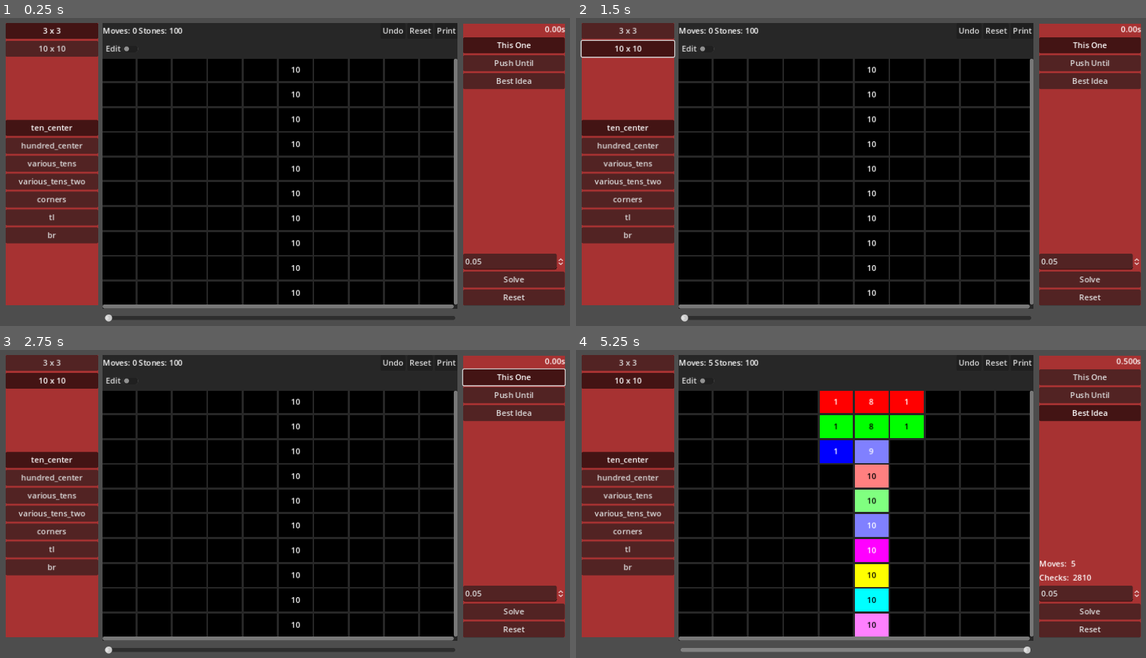
Above: before the commit, frames 1-4 (two rows, left to right).
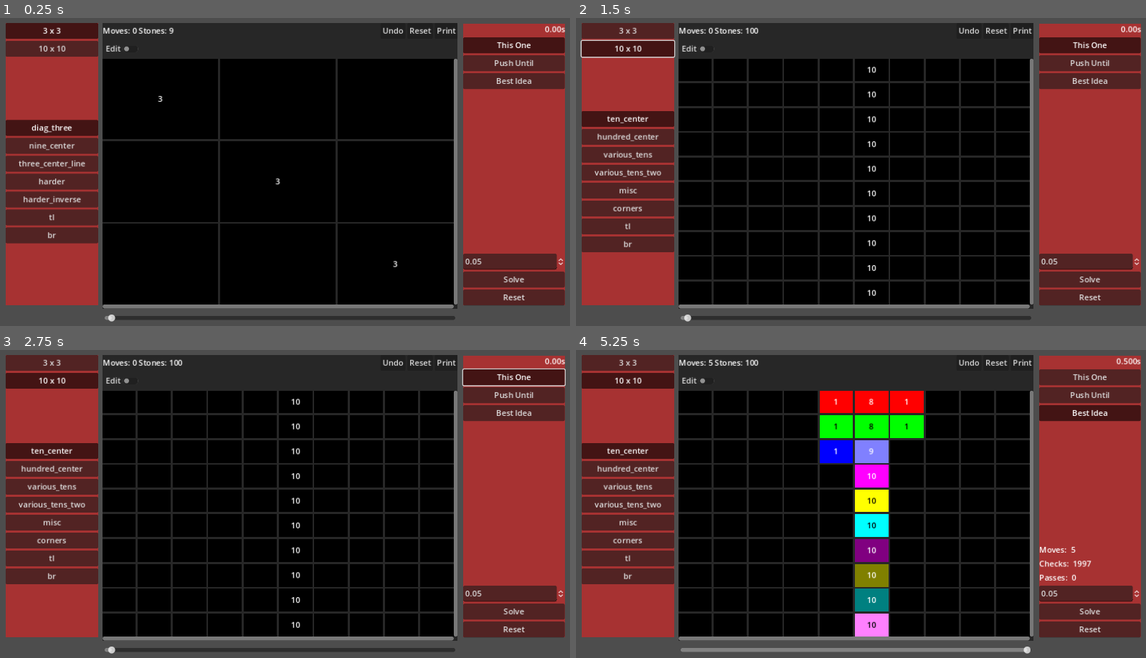
Above: after the commit, the same moments.

Repository: bitwes/StoneGridProblem
Game: Godot game, scene res://main.tscn
Two runs of this game, one before a commit and one after it. Both use one fixed random seed, a clock stepped at 60 frames per second and the inputs below.
Inputs:
- Up to frame 1 (0.25 s): no input
- Up to frame 2 (1.5 s): click "3 x 3" at 0.5 s; click "10 x 10" at 1.25 s
- Up to frame 3 (2.75 s): click "This One" at 2 s
- Up to frame 4 (5.25 s): click "Push Until" at 2.75 s; click "Best Idea" at 3.5 s; click "Solve" at 4.25 s; click "Stop" at 5 s

The runs differ from the first frame. In frame 1, 8.0% of the frame differs, in the area x 3-80%, y 3-99%; in frame 2, 3.2%; in frame 3, 3.2%; in frame 4, 6.1%.

Commit message:
better

Diff:
--- a/Main.gd
+++ b/Main.gd
@@ -102,6 +102,18 @@
 		[0,0,0,0,0,0,0,0,0,0,],
 		[10,0,0,0,0,10,0,0,0,10,],
 	],
+	misc = [
+		[0,0,0,0,15,0,0,0,0,0,],
+		[0,5,0,0,0,0,0,0,0,0,],
+		[0,0,0,0,0,0,0,13,0,0,],
+		[0,0,0,0,0,0,0,0,0,0,],
+		[0,0,0,0,0,0,0,0,0,0,],
+		[0,0,0,0,0,0,0,0,0,0,],
+		[0,16,0,0,0,0,0,0,20,0,],
+		[0,0,0,0,0,0,0,0,0,0,],
+		[0,0,0,14,0,0,0,0,0,0,],
+		[0,0,0,0,0,0,11,0,0,6,],
+	],
 	corners = [
 		[25, 0, 0, 0, 0, 0, 0, 0, 0, 25],
 		[0, 0, 0, 0, 0, 0, 0, 0, 0, 0],
@@ -139,6 +151,8 @@
 		[0, 0, 0, 0, 0, 0, 0, 0, 0, 100],
 	]
 }
+
+
 @onready var _ctrls = {
 	c1_buttons_vbox = $Controls/Layout/Buttons,
 	c2_buttons_vbox = $Controls2/Layout/Buttons,
@@ -150,6 +164,7 @@
 	stop = $Controls2/Layout/Stop,
 	moves = $Controls2/Layout/Buttons/Stats/Moves,
 	checks = $Controls2/Layout/Buttons/Stats/Checks,
+	passes = $Controls2/Layout/Buttons/Stats/Passes,
 
 	undo_slider = $UndoSlider,
 }
@@ -157,32 +172,38 @@
 var _stone_grid : StoneGrid = null
 var _running = false
 var _start_time = 0.0
+
 
 var solver = Solvers.BestIdea.new() :
 	get: return solver
 	set(val):
 		solver = val
-		print('solver = ', solver, ' ', solver.get_script(), ' ', solver.get_class())
+
 
 func _ready():
 	_ctrls.orig_stone_grid.visible = false
 	_stone_grid = _ctrls.orig_stone_grid
 	_ctrls.stop.visible = false
 
+	_group_buttons($Controls2/Layout/Buttons/Solvers.get_children())
+	_group_buttons($Controls/Layout/Buttons/Layouts.get_children())
+
+	_create_stone_grid(3, three_x_three)
+	# _create_stone_grid(10, ten_x_ten)
+	#_create_grid_all_at_center(20)
+
+
+func _process(__delta):
+	if(_running):
+		_update_time()
+
+# ------------------------
+# Private
+# ------------------------
+func _group_buttons(buttons):
 	var first = true
 	var bg = ButtonGroup.new()
-	for btn in $Controls2/Layout/Buttons/Solvers.get_children():
-		btn.button_group = bg
-		if(first):
-			btn.button_pressed = true
-			btn.pressed.emit()
-			first = false
-		else:
-			btn.button_pressed = false
-
-	first = true
-	bg = ButtonGroup.new()
-	for btn in $Controls/Layout/Buttons/Layouts.get_children():
+	for btn in buttons:
 		btn.toggle_mode = true
 		btn.button_group = bg
 		if(first):
@@ -191,11 +212,7 @@
 			first = false
 		else:
 			btn.button_pressed = false
-
-
-	#_create_grid_all_at_center(20)
-	#_create_stone_grid(3, three_x_three)
-	_create_stone_grid(10, ten_x_ten)
+	return bg
 
 
 func _create_grid_all_at_center(s):
@@ -231,6 +248,7 @@
 		btn.toggle_mode = true
 		btn.button_group = g
 		_ctrls.stone_arrangements.add_child(btn)
+
 		btn.pressed.connect(func():  _stone_grid.populate(arrangements[key]))
 		if(first):
 			btn.button_pressed = true
@@ -245,10 +263,6 @@
 	_ctrls.time.text = str("%.3f" % t, 's')
 
 
-func _process(__delta):
-	if(_running):
-		_update_time()
-
 func _run_mode(is_it):
 	_running = is_it
 	_ctrls.stop.visible = is_it
@@ -256,9 +270,74 @@
 	_ctrls.c1_buttons_vbox.visible = !is_it
 	_ctrls.c2_buttons_vbox.visible = !is_it
 
+
+# ------------------------
+# Events
+# ------------------------
+func _on_solve_pressed():
+	solve()
+
+
+func _on_diag_threes_pressed():
+	_stone_grid.populate(three_x_three.diag_three)
+
+
+func _on_center_nine_pressed():
+	_stone_grid.populate(three_x_three.nine_center)
+
+
+func _on_center_line_three_pressed():
+	_stone_grid.populate(three_x_three.three_center_line)
+
+
+func _on_harder_pressed():
+	_stone_grid.populate(three_x_three.harder)
+
+
+func _on_harder_inverse_pressed():
+	_stone_grid.populate(three_x_three.harder_inverse)
+
+
+func _on_three_x_three_pressed():
+	_create_stone_grid(3, three_x_three)
+
+
+func _on_ten_x_ten_pressed():
+	_create_stone_grid(10, ten_x_ten)
+
+
+func _on_reset_pressed():
+	_stone_grid.reset()
+
+
+func _on_this_one_pressed():
+	solver = Solvers.ThisOne.new()
+
+
+func _on_push_until_pressed():
+	solver = Solvers.PushTillWeGetThere.new()
+
+
+func _on_best_idea_pressed():
+	solver = Solvers.BestIdea.new()
+
+
+func _on_stop_pressed():
+	solver.stop()
+
+
+func _on_undo_slider_value_changed(value):
+	_stone_grid.undoer.goto_index(_ctrls.undo_slider.value)
+
+
+
+# ------------------------
+# Public
+# ------------------------
 func solve():
 	if(_stone_grid.is_solved()):
 		_stone_grid.reset()
+
 	_stone_grid.save_layout()
 	_stone_grid.wait_time = _ctrls.delay.value
 	set_process(false)
@@ -269,75 +348,14 @@
 	_start_time = Time.get_ticks_msec()
 	set_process(true)
 	await solver.solve(_stone_grid)
-
 	_run_mode(false)
+
 	_stone_grid.wait_time = 0
 	_ctrls.undo_slider.max_value = _stone_grid.undoer.size() -1
 	_ctrls.undo_slider.value = _stone_grid.undoer.size() -1
 	_update_time()
-	print('Time = ', _ctrls.time.text)
+
 	_ctrls.moves.text = str('Moves:  ', _stone_grid.moves)
 	_ctrls.checks.text = str('Checks:  ', _stone_grid.get_check_count())
+	_ctrls.passes.text = str('Passes:  ', solver.passes)
 	#_stone_grid.show_change_counts()
-
-
-func _on_solve_pressed():
-	solve()
-
-
-func _on_diag_threes_pressed():
-	_stone_grid.populate(three_x_three.diag_three)
-
-
-func _on_center_nine_pressed():
-	_stone_grid.populate(three_x_three.nine_center)
-
-
-func _on_center_line_three_pressed():
-	_stone_grid.populate(three_x_three.three_center_line)
-
-
-func _on_harder_pressed():
-	_stone_grid.populate(three_x_three.harder)
-
-
-func _on_harder_inverse_pressed():
-	_stone_grid.populate(three_x_three.harder_inverse)
-
-
-func _on_three_x_three_pressed():
-	_create_stone_grid(3, three_x_three)
-
-
-func _on_ten_x_ten_pressed():
-	_create_stone_grid(10, ten_x_ten)
-
-
-func _on_reset_pressed():
-	_stone_grid.reset()
-
-
-func _on_this_one_pressed():
-	solver = Solvers.ThisOne.new()
-
-
-func _on_push_until_pressed():
-	solver = Solvers.PushTillWeGetThere.new()
-
-
-func _on_best_idea_pressed():
-	solver = Solvers.BestIdea.new()
-
-
-func _on_stop_pressed():
-	solver.stop()
-
-
-func _on_undo_slider_drag_ended(value_changed):
-	return
-	#if(value_changed):
-		#_stone_grid.undoer.goto_index(_ctrls.undo_slider.value)
-
-
-func _on_undo_slider_value_changed(value):
-	_stone_grid.undoer.goto_index(_ctrls.undo_slider.value)
--- a/main.tscn
+++ b/main.tscn
@@ -113,6 +113,9 @@
 [node name="Checks" type="Label" parent="Controls2/Layout/Buttons/Stats"]
 layout_mode = 2
 
+[node name="Passes" type="Label" parent="Controls2/Layout/Buttons/Stats"]
+layout_mode = 2
+
 [node name="Delay" type="SpinBox" parent="Controls2/Layout/Buttons"]
 layout_mode = 2
 max_value = 2.0
@@ -132,6 +135,7 @@
 offset_top = 592.0
 offset_right = 920.0
 offset_bottom = 614.0
+min_value = -1.0
 
 [connection signal="pressed" from="Controls/Layout/Buttons/Layouts/ThreeXThree" to="." method="_on_three_x_three_pressed"]
 [connection signal="pressed" from="Controls/Layout/Buttons/Layouts/TenXTen" to="." method="_on_ten_x_ten_pressed"]
@@ -141,5 +145,4 @@
 [connection signal="pressed" from="Controls2/Layout/Buttons/Solvers/BestIdea" to="." method="_on_best_idea_pressed"]
 [connection signal="pressed" from="Controls2/Layout/Buttons/Solve" to="." method="_on_solve_pressed"]
 [connection signal="pressed" from="Controls2/Layout/Buttons/Reset" to="." method="_on_reset_pressed"]
-[connection signal="drag_ended" from="UndoSlider" to="." method="_on_undo_slider_drag_ended"]
 [connection signal="value_changed" from="UndoSlider" to="." method="_on_undo_slider_value_changed"]
--- a/solvers.gd
+++ b/solvers.gd
@@ -4,12 +4,19 @@
 	var _grid : StoneGrid = null
 	var _should_run = true
 
+	var _passes = 0
+	var passes = _passes :
+		get: return _passes
+		set(val): pass
+
+	var max_attempts = 200
+
 	var colors = [
 		Color(1, 0, 0), Color(0, 1, 0), Color(0, 0, 1),
+		Color(1, 0, 1), Color(1, 1, 0), Color(0, 1, 1),
+		Color(.5, 0, .5), Color(.5, .5, 0), Color(0, .5, .5),
+		Color(1, .5, 1), Color(1, 1, .5), Color(.5, 1, 1),
 		Color(1, .5, .5), Color(.5, 1, .5), Color(.5, .5, 1),
-		Color(1, 0, 1), Color(1, 1, 0), Color(0, 1, 1),
-		Color(1, .5, 1), Color(1, 1, .5), Color(.5, 1, 1),
-		Color(.5, 0, .5), Color(.5, .5, 0), Color(0, .5, .5),
 		]
 
 
@@ -104,7 +111,7 @@
 		return xdiff + ydiff
 
 
-	func push_all_towards(pos : Vector2, target : StoneButton, c = null):
+	func push_untl_there(pos : Vector2, target : StoneButton, c = null):
 		if(target == null):
 			return
 
@@ -123,7 +130,7 @@
 				moved += 1
 
 			if(moved > 0 and to != null):
-				await push_all_towards(to.grid_pos, target, c)
+				await push_untl_there(to.grid_pos, target, c)
 
 
 	func _get_buttons_with_spreadable_stones():
@@ -142,41 +149,47 @@
 		return btns
 
 
+	# Virtual
 	func _solve():
 		pass
+
 
 	func solve(grid : StoneGrid):
 		_should_run = true
 		_grid = grid
 		grid.print_board()
 
+		var prev_mode = _grid.mode
+		_grid.mode = _grid.MODES.SOLVE
 		await _solve()
+		_grid.mode = prev_mode
 
 		print('Moves     ', _grid.moves)
 		print('Checks    ', _grid.get_check_count())
+		print('Passes    ', passes)
 		print('Solved    ', _grid.is_solved())
+
 
 	func stop():
 		_should_run = false
 
 
 # ------------------------------------------------------------------------------
+# * Loop through board, any spot that has more than one pushes one in the
+#   direction of closest open (1 space)
+# * Repeat until solved.
 # ------------------------------------------------------------------------------
 class ThisOne:
 	extends BaseSolver
 
 	func _solve():
-
-		var count = 0
-		var max_attempts = 200
-		while(!_grid.is_solved() and count <= max_attempts):
+		_passes = 0
+		while(!_grid.is_solved() and _passes <= max_attempts):
 			if(!_should_run):
 					return
-			print('===== Pass ', count, ' =====')
+			print('===== Pass ', _passes, ' =====')
 			await attempt()
-			count += 1
-
-		print('Passes    ', count)
+			_passes += 1
 
 
 	func attempt():
@@ -188,22 +201,23 @@
 
 
 # ------------------------------------------------------------------------------
+# * Loop through board, any spot that has more than one pushes one to the
+#   closest open spot
+# * Repeat until solved
 # ------------------------------------------------------------------------------
 class PushTillWeGetThere:
 	extends BaseSolver
 
 	func _solve():
 		_get_buttons_with_spreadable_stones()
-		var count = 0
-		var max_attempts = _grid.grid_size() * _grid.grid_size()
-		while(!_grid.is_solved() and count <= max_attempts):
+
+		max_attempts = _grid.grid_size() * _grid.grid_size()
+		while(!_grid.is_solved() and _passes <= max_attempts):
 			if(!_should_run):
 				return
-			print('===== Pass ', count, ' =====')
+			print('===== Pass ', _passes, ' =====')
 			await attempt()
-			count += 1
-
-		print('Passes    ', count)
+			_passes += 1
 
 
 	func attempt():
@@ -215,42 +229,18 @@
 				here.set_color(Color(1, 1, 1, .5))
 				if(target != null):
 					target.set_color(Color(0, 0, 1, .5))
-					await push_all_towards(pos, target)
+					await push_untl_there(pos, target)
 					target.set_color(Color(0, 0, 0, 0))
 				here.set_color(Color(0, 0, 0, 0))
 
 
 # ------------------------------------------------------------------------------
+# * Get the starting stone locations
+# * Push out from each starting location to a range
+# * Increase range and repeat
 # ------------------------------------------------------------------------------
 class BestIdea:
 	extends BaseSolver
-
-
-	func get_zero_btn_in_diretion(from_pos, dir):
-		var here = from_pos
-		var found = false
-		here += dir
-		while(!found and here.x >= 0 and here.x < _grid.grid_size() and here.y >= 0 and here.y < _grid.grid_size()):
-			var btn = _grid.get_button_at(here)
-			print('   ', btn)
-			found = btn.stones == 0
-			if(!found):
-				here += dir
-
-		var zero_btn = null
-		if(found):
-			zero_btn = _grid.get_button_at(here)
-		print('   r = ', zero_btn)
-		return zero_btn
-
-
-	func _spread_stones(b):
-		for x in range(-1.0, 2.0, .1):
-			for y in range(-1.0, 2.0, .1):
-				if(x != 0 or y != 0):
-					var zero_btn = get_zero_btn_in_diretion(b.grid_pos, Vector2(x, y))
-					if(zero_btn != null):
-						await push_all_towards(b.grid_pos, zero_btn)
 
 
 	func _get_closest_zero_in_range(from : StoneButton, r):
@@ -268,15 +258,14 @@
 			if(!_should_run):
 				return
 			target.set_color(Color(0, 0, 1, .5))
-			await push_all_towards(here.grid_pos, target)
+			await push_untl_there(here.grid_pos, target)
 			target.set_color(Color(0, 0, 0, 0))
 			target = _get_closest_zero_in_range(here, r)
 		here.set_color(Color(0, 0, 0, 0))
 
 
 	func _solve():
-		var count = 0
-		var max_attempts = _grid.grid_size() * _grid.grid_size()
+		max_attempts = _grid.grid_size() * _grid.grid_size()
 		var spreadable = _get_buttons_with_spreadable_stones()
 
 		# Move piles that have the most amount of stones first.
@@ -284,15 +273,12 @@
 			return a.stones > b.stones)
 
 		var r = 1
-		while(!_grid.is_solved() and count <= max_attempts):
-			print('===== Pass ', count, ' =====')
+		while(!_grid.is_solved() and _passes <= max_attempts):
+			print('===== Pass ', _passes, ' =====')
 			for s in spreadable:
 				if(!_should_run):
 					return
-				print(s, '::', r)
 				await attempt(s, r)
 			r += 1
 
-			count += 1
-
-		print('Passes    ', count)
+			_passes += 1
--- a/stone_button.gd
+++ b/stone_button.gd
@@ -1,52 +1,29 @@
 class_name StoneButton
 extends Button
 
+
+var _waited = 0.0
+var _initial_waited = 0.0
+var _repeat = false
+var _sb : StyleBox = null
+
 var grid_pos = Vector2(-1, -1)
 var edit_increment = 1
-var increment_repeat = .25
-var _waited = 0.0
-var _repeat = false
-
+var increment_initial_delay = .5
+var increment_repeat = .1
 var _change_count = 0
+var change_count = 0 :
+	get: return _change_count
+	set(val):  pass
 var _check_count = 0
-var _sb : StyleBox = null
-
-signal stones_changed
-
-func _init():
-	size_flags_horizontal = Control.SIZE_EXPAND_FILL
-	size_flags_vertical = Control.SIZE_EXPAND_FILL
-	edit_mode = edit_mode
-
-
-func _ready():
-	_sb = get("theme_override_styles/normal")
-	if(stones == -1):
-		text = str(grid_pos)
-
-
-func _process(delta):
-	if(_repeat):
-		_waited += delta
-		if(_waited > increment_repeat):
-			stones += edit_increment
-			_waited = 0.0
-
-
-func _gui_input(event):
-	if(edit_mode):
-		if(event is InputEventMouseButton):
-			_repeat = event.pressed
-			if(event.pressed):
-				stones += edit_increment
-
-
+var check_count = 0 :
+	get: return _check_count
+	set(val): pass
 var edit_mode = false :
 	get: return edit_mode
 	set(val):
 		edit_mode = val
 		toggle_mode = !edit_mode
-
 var stones = 0 :
 	get:
 		_check_count += 1
@@ -63,25 +40,68 @@
 			text = ' '
 
 
+signal stones_changed
+
+
+func _init():
+	size_flags_horizontal = Control.SIZE_EXPAND_FILL
+	size_flags_vertical = Control.SIZE_EXPAND_FILL
+	edit_mode = edit_mode
+
+
+func _ready():
+	_sb = get("theme_override_styles/normal")
+	if(stones == -1):
+		text = str(grid_pos)
+
+
+func _process(delta):
+	if(_repeat):
+		_initial_waited += delta
+		if(_initial_waited >= increment_initial_delay):
+			_waited += delta
+			if(_waited > increment_repeat):
+				stones += edit_increment
+				_waited = 0.0
+
+
+func _gui_input(event):
+	if(edit_mode):
+		if(event is InputEventMouseButton):
+			_repeat = event.pressed
+			_initial_waited = 0.0
+			if(event.pressed):
+				stones += edit_increment
+
+
 func _to_string():
 	return str(grid_pos, '[', stones, ']')
 
+
+# ---------------------------
+# Public
+# ---------------------------
 func set_color(c):
 	$ColorRect.color = c
+
 
 func reset_counts():
 	_change_count = 0
 	_check_count = 0
 
+
 func show_change_count():
 	$ColorRect/Label.text = str(_change_count)
+
 
 func show_check_count():
 	$ColorRect/Label.text = str(_check_count)
 
+
 func show_stones():
 	text = str(stones)
 	$ColorRect/Label.text = ""
+
 
 func set_bg_color(c):
 	_sb.bg_color = c
@@ -90,6 +110,7 @@
 	else:
 		set("theme_override_colors/font_color", Color(0, 0, 0))
 
+
 func get_bg_color():
 	return _sb.bg_color
 
@@ -97,5 +118,6 @@
 func get_lumenescen(color : Color):
 	return  0.2126 * color.r + 0.7152 * color.g + 0.0722 * color.b
 
+
 func is_color_dark(color):
 	return get_lumenescen(color) < .6
--- a/stone_grid.gd
+++ b/stone_grid.gd
@@ -11,36 +11,47 @@
 		_stone_grid = stone_grid
 
 
+	func _redo_x(x):
+		for i in range(x):
+			_cur_index += 1
+			var m = moves[_cur_index]
+			_stone_grid.get_button_at(m[0]).stones -= 1
+			_stone_grid.get_button_at(m[1]).stones += 1
+
+
+	func _undo_x(x):
+		for i in range(x):
+			var m = moves[_cur_index]
+			_stone_grid.get_button_at(m[0]).stones += 1
+			_stone_grid.get_button_at(m[1]).stones -= 1
+			_cur_index -= 1
+
+
 	func add(from, to):
 		moves.append([from, to])
 		_cur_index = moves.size() -1
 
 
 	func goto_index(index):
-		var inc = sign(index - _cur_index)
-		while(_cur_index != index):
-
-			if(inc == -1):
-				var m = moves[_cur_index]
-				_stone_grid.get_button_at(m[0]).stones += 1
-				_stone_grid.get_button_at(m[1]).stones -= 1
-				_cur_index += inc
-			else:
-				_cur_index += inc
-				var m = moves[_cur_index]
-				_stone_grid.get_button_at(m[0]).stones -= 1
-				_stone_grid.get_button_at(m[1]).stones += 1
-
-			_stone_grid.moves = index
+		if(index == _cur_index):
+			return
+		elif(index < -1 or index > moves.size() -1):
+			return
+
+		var x = abs(_cur_index - index)
+		if(index > _cur_index):
+			_redo_x(x)
+		elif(index <= _cur_index):
+			_undo_x(x)
 
 
 	func undo():
 		if(moves.size() > 0):
-			_cur_index = moves.size() -1
 			var m = moves.pop_back()
 			_stone_grid.get_button_at(m[0]).stones += 1
 			_stone_grid.get_button_at(m[1]).stones -= 1
 			_stone_grid.moves -= 1
+			_cur_index = moves.size() -1
 
 
 	func size():
@@ -52,16 +63,32 @@
 		_cur_index = 0
 
 
+# ------------------------------------------------------------------------------
+# ------------------------------------------------------------------------------
+
+const MODES = {
+	PLAY = 'play',
+	EDIT = 'edit',
+	SOLVE = 'solve',
+}
 
 var StoneButtonScene = load('res://stone_button.tscn')
 
 var _from : StoneButton = null
 var _stone_buttons = []
+var _last_layout = null
+
+var from_color = Color(1, 0, 0)
+var to_color = Color(0, 1, 0)
+var mode = MODES.PLAY :
+	get: return mode
+	set(val):
+		mode = val
+		_update_for_mode()
+
+var wait_time = 0
 var undoer = Undo.new(self)
-var _last_layout = null
-
-var wait_time = 0
-
+var log_enabled = false
 var moves = 0 :
 	get: return moves
 	set(val):
@@ -80,13 +107,10 @@
 	edit_plus = $Layout/Header2/EditButtons/Plus,
 }
 
-var log_enabled = false
-func p(s1='', s2='', s3='', s4='', s5='', s6='', s7='', s8=''):
-	if(log_enabled):
-		print(s1, s2, s3, s4, s5, s6, s7, s8)
 
 func _ready():
 	_ctrls.edit_buttons.visible = false
+
 
 func _animate_move(from_btn : StoneButton, to_btn : StoneButton, duration : float):
 	var lbl = Label.new()
@@ -113,16 +137,19 @@
 	_ctrls.stone_count.text = str('Stones: ', count)
 
 
-func call_on_buttons(do_this : Callable):
-	for i in range(grid_size()):
-		for j in range(grid_size()):
-			do_this.call(_stone_buttons[i][j])
+func _update_for_mode():
+	_ctrls.edit_buttons.visible = mode == MODES.EDIT
+	call_on_buttons(func(btn): btn.edit_mode = mode == MODES.EDIT)
+	_update_count()
+
 
 # ------------------------
 # Events
 # ------------------------
 func _on_stones_changed():
-	_update_count()
+	if(mode != MODES.SOLVE):
+		_update_count()
+
 
 func _on_undo_pressed():
 	undo()
@@ -133,8 +160,10 @@
 
 
 func _on_edit_mode_pressed():
-	_ctrls.edit_buttons.visible = _ctrls.edit_button.button_pressed
-	call_on_buttons(func(btn): btn.edit_mode = _ctrls.edit_button.button_pressed)
+	if(_ctrls.edit_button.button_pressed):
+		mode = MODES.EDIT
+	else:
+		mode = MODES.PLAY
 
 
 func _on_stone_button_pressed(which : StoneButton):
@@ -156,6 +185,7 @@
 			which.release_focus()
 			_from = null
 
+
 func _on_plus_pressed():
 	var val = -1
 	if(_ctrls.edit_plus.button_pressed):
@@ -167,42 +197,56 @@
 	call_on_buttons(func(btn): btn.stones = 0)
 
 
+func _on_print_array_pressed():
+	print_board_array()
+
+
 # ------------------------
 # Public
 # ------------------------
+func p(s1='', s2='', s3='', s4='', s5='', s6='', s7='', s8=''):
+	if(log_enabled):
+		print(s1, s2, s3, s4, s5, s6, s7, s8)
+
+
+func call_on_buttons(do_this : Callable):
+	for i in range(grid_size()):
+		for j in range(grid_size()):
+			do_this.call(_stone_buttons[i][j])
+
+
 func move_stone(from : Vector2, to : Vector2):
 	var from_btn = _stone_buttons[from.x][from.y]
 	var to_btn = _stone_buttons[to.x][to.y]
 
 	if(from_btn != to_btn and from.distance_to(to) == 1.0 and from_btn.stones > 0):
-		print(from_btn, ' -> ', to_btn)
+		p(from_btn, ' -> ', to_btn)
+
 		if(wait_time > 0):
-			from_btn.modulate = Color(1, 0, 0)
-			to_btn.modulate = Color(0, 1, 0)
-		p(from_btn, ' -> ', to_btn)
-		if(wait_time > 0):
-			from_btn.modulate = Color(0, 1, 0)
-			to_btn.modulate = Color(0, 1, 0)
+			from_btn.modulate = from_color
+			to_btn.modulate = to_color
+
 		from_btn .stones -= 1
 		if(wait_time > 0.0):
 			await _animate_move(from_btn, to_btn, wait_time).finished
 		to_btn.stones += 1
 		moves += 1
 		undoer.add(from, to)
+
 		print_board()
 		if(wait_time > 0):
 			await get_tree().create_timer(wait_time).timeout
-			from_btn.modulate = Color(1, 1, 1)
-			to_btn.modulate = Color(1, 1, 1)
-
-		if(wait_time > 0):
-			from_btn.modulate = Color(1, 1, 1)
-			to_btn.modulate = Color(1, 1, 1)
+			from_btn.modulate = Color.WHITE
+			to_btn.modulate = Color.WHITE
 
 		return true
 	else:
-		print('invalid move ', from_btn, ' -> ', to_btn)
+		push_error('invalid move ', from_btn, ' -> ', to_btn)
 		return false
+
+
+func get_button_at(pos : Vector2):
+	return _stone_buttons[pos.x][pos.y]
 
 
 func get_stones_at(pos):
@@ -237,7 +281,6 @@
 			b.custom_minimum_size = Vector2(20, 20)
 			r.add_child(b)
 			b.stones_changed.connect(_on_stones_changed)
-
 			_stone_buttons[i][j] = b
 
 
@@ -282,10 +325,6 @@
 	print(']')
 
 
-func get_button_at(pos : Vector2):
-	return _stone_buttons[pos.x][pos.y]
-
-
 func get_num_wrong():
 	var num_wrong = 0
 	for i in range(grid_size()):
@@ -297,10 +336,6 @@
 
 func is_solved():
 	return get_num_wrong() == 0
-
-
-func _on_print_array_pressed():
-	print_board_array()
 
 
 func save_layout():
@@ -315,15 +350,18 @@
 func show_check_counts():
 	call_on_buttons(func(btn): btn.show_check_count())
 
+
 func show_change_counts():
 	call_on_buttons(func(btn): btn.show_change_count())
 
+
 func reset_counts():
 	call_on_buttons(func(btn): btn.reset_counts())
 
+
 func get_check_count():
 	var val = 0
 	for i in range(grid_size()):
 		for j in range(grid_size()):
-			val += _stone_buttons[i][j]._check_count
+			val += _stone_buttons[i][j].check_count
 	return val
